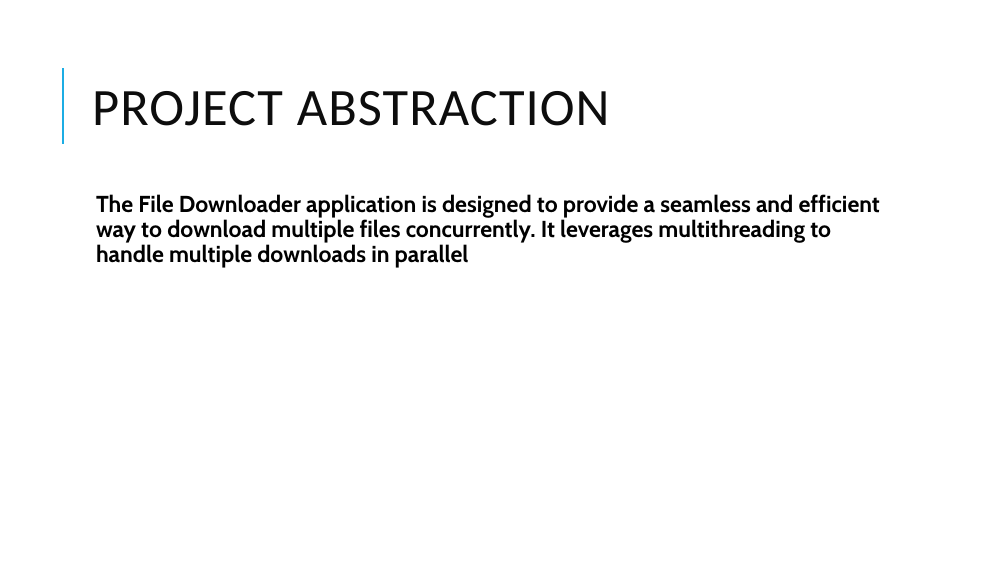
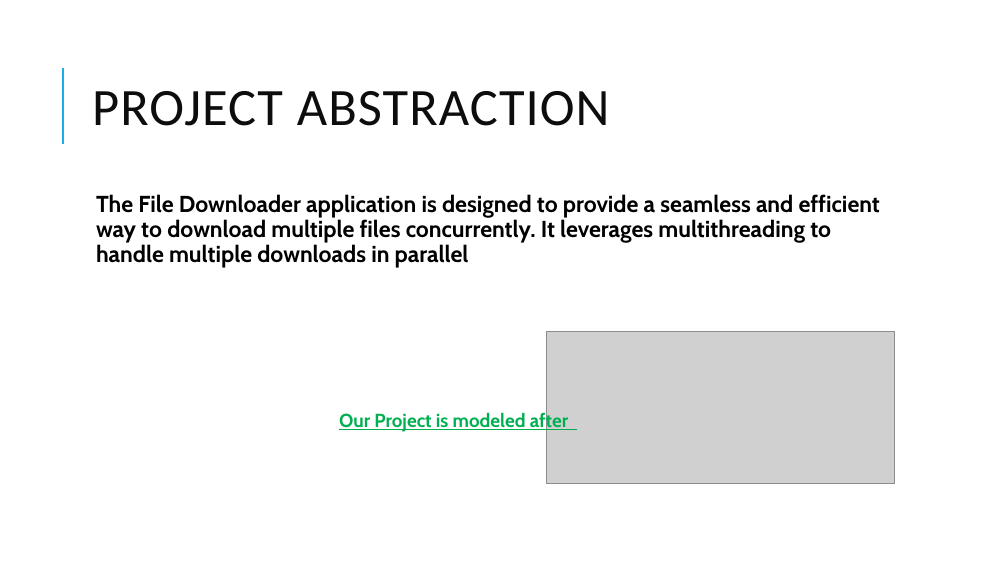
Before and after one commit to Bedo-Mostafa/FileDownloader-Parallerl-Processing, a slide deck: slide 4 of File Downloader.pptx. Drawn at 1008x567 pixels with LibreOffice and Linux fonts; fonts in the diff are those of the drawing; grey boxes stand for pictures. Boxes give left, top, right and bottom in pixels: in the first picture for what was removed or moved away, otherwise in the second. Text is boxed around its words. In the diff, an @@ line names an element or a change of style, - is before the commit and + after.

```diff
--- a/File Downloader.pptx
+++ b/File Downloader.pptx
@@ picture added at (547, 331, 895, 483) @@
@@ text added at (339, 411, 568, 432), 18 pt, text #00B050, bold, underline @@
+Our Project is modeled after
```
Also in this commit, not shown: 2 other slides changed.
